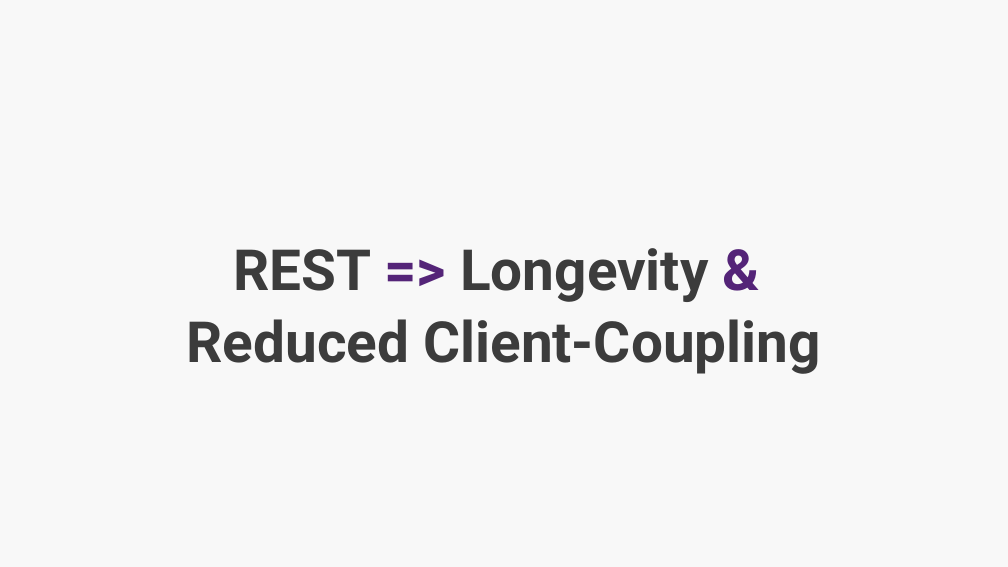
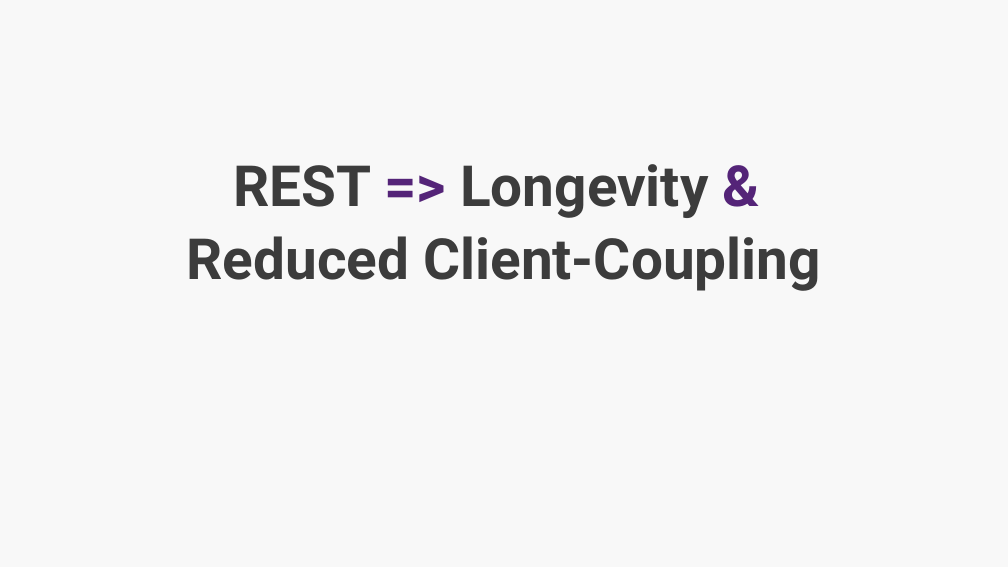
Before and after one commit to jlamch/.net-core, a slide deck: slide 20 of 3.api-flavours.pptx (slide 19 before the commit). Drawn at 1008x567 pixels with LibreOffice and Linux fonts; fonts in the diff are those of the drawing. Boxes give left, top, right and bottom in pixels: in the first picture for what was removed or moved away, otherwise in the second. Text is boxed around its words. In the diff, an @@ line names an element or a change of style, - is before the commit and + after.

```diff
--- a/3.api-flavours.pptx
+++ b/3.api-flavours.pptx
@@ text "REST => Longevity &": place and size @@
-text "REST => Longevity &" at bbox=[187, 248, 821, 374]
+text "REST => Longevity &" at bbox=[187, 164, 821, 291]
```
Also in this commit, not shown: 27 other slides changed, 1 slide added, 2 other files.
